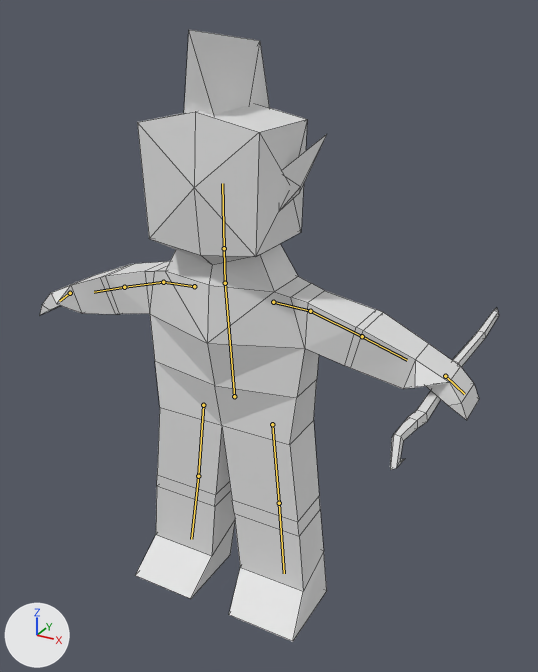
Two versions of the Blender file art/model/human_model_0.1.blend, one commit apart.
One viewpoint serves both versions: a 50 mm lens placed at (3.0, -4.74, 3.07), pointed at (0.17, 0.41, 0.49). The axes (+X, +Y, +Z) are drawn at lower left. The lights are the same throughout. The bones that bend it are drawn over the model as lines. Mesh edges are drawn as thin lines.

In view in the first picture: 'ear.a', 'hair.a', 'human.mesh', 'staff.a'.
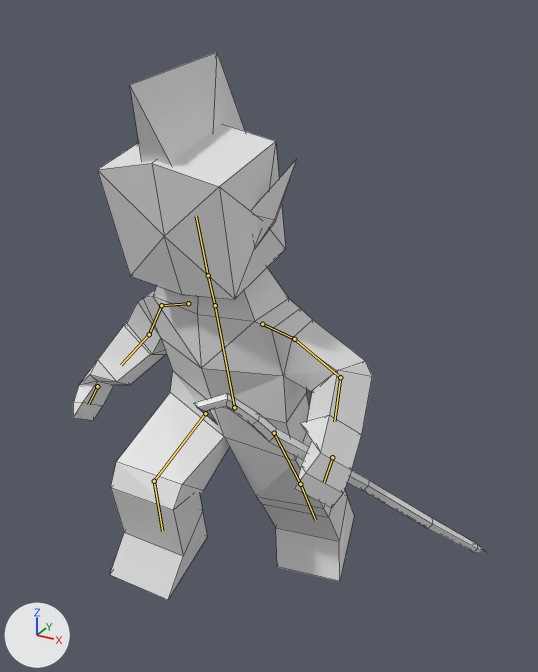
Commit message: drafted run anim integrated early version mesh

The newer file adds an action. The first version stands in its rest pose; the second is drawn at frame 5 of the action 'run'.

Where the change shows, as pixel boxes [x1, y1, x2, y2] in the pictures (538 x 672 px):
```json
{"object": "human.mesh", "change": "posed", "before": [40, 104, 479, 642], "after": [73, 124, 372, 600], "on screen": "32% narrower, 12% shorter"}
{"object": "hair.a", "change": "posed", "before": [184, 30, 270, 116], "after": [130, 52, 245, 166]}
{"object": "staff.a", "change": "posed", "before": [390, 308, 499, 470], "after": [194, 393, 487, 553], "on screen": "167% wider"}
{"object": "ear.a", "change": "posed", "before": [281, 134, 327, 209], "after": [138, 141, 297, 245]}
{"bone": "Center", "before": "(234, 396) to (225, 283)", "after": "(234, 407) to (215, 305)"}
{"bone": "shoulder.r", "before": "(194, 286) to (163, 282)", "after": "(188, 303) to (161, 305)"}
{"bone": "bicep.r", "before": "(163, 282) to (124, 287)", "after": "(161, 305) to (149, 334)"}
{"bone": "forearm.r", "before": "(124, 287) to (94, 292)", "after": "(149, 334) to (121, 365)"}
{"bone": "neck", "before": "(225, 283) to (224, 248)", "after": "(215, 305) to (208, 275)"}
{"bone": "head", "before": "(224, 248) to (222, 183)", "after": "(208, 275) to (196, 216)"}
{"bone": "thigh.r", "before": "(203, 405) to (198, 476)", "after": "(205, 413) to (154, 481)"}
{"bone": "leg.r", "before": "(198, 476) to (191, 539)", "after": "(154, 481) to (162, 531)"}
{"bone": "shoulder.l", "before": "(273, 302) to (310, 311)", "after": "(262, 324) to (294, 339)"}
{"bone": "bicep.l", "before": "(310, 311) to (362, 336)", "after": "(294, 339) to (340, 377)"}
{"bone": "forearm.l", "before": "(362, 336) to (407, 360)", "after": "(340, 377) to (334, 421)"}
{"bone": "thigh.l", "before": "(272, 424) to (279, 503)", "after": "(274, 433) to (300, 484)"}
{"bone": "leg.l", "before": "(279, 503) to (284, 573)", "after": "(300, 484) to (315, 520)"}
```

The change, as JSON lines over the scene's bpy script:
```json
{"block": "bone_center", "where": "bone_center = bpy.data.objects['human.armature'].pose.bones['Center']"}
{"op": "set", "path": "bone_center.location", "old": "(0.0, 0.0, 0.0)", "new": "(0.0, -0.109, 0.011)"}
{"op": "set", "path": "bone_center.rotation_quaternion", "old": "(1.0, 0.0, 0.0, 0.0)", "new": "(0.997, 0.076, -0.002, -0.002)", "note": "degrees (0, 0, 0) -> degrees (9, 0, 0)"}
{"block": "bone_shoulder_r", "where": "bone_shoulder_r = bpy.data.objects['human.armature'].pose.bones['shoulder.r']  # child of 'Center'"}
{"op": "set", "path": "bone_shoulder_r.location", "old": "(0.0, 0.0, 0.0)", "new": "(-0.003, -0.004, -0.035)"}
{"op": "set", "path": "bone_shoulder_r.rotation_quaternion", "old": "(1.0, 0.0, 0.0, 0.0)", "new": "(0.991, -0.031, -0.011, 0.117)", "note": "degrees (0, 0, 0) -> degrees (-4, -1, 13)"}
{"block": "bone_bicep_r", "where": "bone_bicep_r = bpy.data.objects['human.armature'].pose.bones['bicep.r']  # child of 'shoulder.r'"}
{"op": "set", "path": "bone_bicep_r.rotation_quaternion", "old": "(1.0, 0.0, 0.0, 0.0)", "new": "(0.967, -0.042, 0.068, 0.243)", "note": "degrees (0, 0, 0) -> degrees (-3, 9, 28)"}
{"block": "bone_forearm_r", "where": "bone_forearm_r = bpy.data.objects['human.armature'].pose.bones['forearm.r']  # child of 'bicep.r'"}
{"op": "set", "path": "bone_forearm_r.rotation_quaternion", "old": "(1.0, 0.0, 0.0, 0.0)", "new": "(0.925, 0.377, 0.044, 0.03)", "note": "degrees (0, 0, 0) -> degrees (45, 3, 5)"}
{"block": "bone_neck", "where": "bone_neck = bpy.data.objects['human.armature'].pose.bones['neck']  # child of 'Center'"}
{"op": "set", "path": "bone_neck.rotation_quaternion", "old": "(1.0, 0.0, 0.0, 0.0)", "new": "(0.998, 0.067, -0.014, 0.002)", "note": "degrees (0, 0, 0) -> degrees (8, -2, 0)"}
{"block": "bone_head", "where": "bone_head = bpy.data.objects['human.armature'].pose.bones['head']  # child of 'neck'"}
{"op": "set", "path": "bone_head.rotation_quaternion", "old": "(1.0, 0.0, 0.0, 0.0)", "new": "(1.0, -0.015, 0.0, 0.0)", "note": "degrees (0, 0, 0) -> degrees (-2, 0, 0)"}
{"block": "bone_thigh_r", "where": "bone_thigh_r = bpy.data.objects['human.armature'].pose.bones['thigh.r']  # child of 'Center'"}
{"op": "set", "path": "bone_thigh_r.location", "old": "(0.0, 0.0, 0.0)", "new": "(0.0, 0.001, 0.001)"}
{"op": "set", "path": "bone_thigh_r.rotation_quaternion", "old": "(1.0, 0.0, 0.0, 0.0)", "new": "(0.809, 0.584, 0.062, 0.002)", "note": "degrees (0, 0, 0) -> degrees (72, 6, 4)"}
{"block": "bone_leg_r", "where": "bone_leg_r = bpy.data.objects['human.armature'].pose.bones['leg.r']  # child of 'thigh.r'"}
{"op": "set", "path": "bone_leg_r.rotation_quaternion", "old": "(1.0, 0.0, 0.0, 0.0)", "new": "(0.75, -0.656, -0.088, -0.004)", "note": "degrees (0, 0, 0) -> degrees (-83, -8, 6)"}
{"block": "bone_shoulder_l", "where": "bone_shoulder_l = bpy.data.objects['human.armature'].pose.bones['shoulder.l']  # child of 'Center'"}
{"op": "set", "path": "bone_shoulder_l.location", "old": "(0.0, 0.0, 0.0)", "new": "(-0.003, -0.004, 0.035)"}
{"op": "set", "path": "bone_shoulder_l.rotation_quaternion", "old": "(1.0, 0.0, 0.0, 0.0)", "new": "(0.992, 0.112, 0.012, -0.006)", "note": "degrees (0, 0, 0) -> degrees (13, 1, 0)"}
{"block": "bone_bicep_l", "where": "bone_bicep_l = bpy.data.objects['human.armature'].pose.bones['bicep.l']  # child of 'shoulder.l'"}
{"op": "set", "path": "bone_bicep_l.rotation_quaternion", "old": "(1.0, 0.0, 0.0, 0.0)", "new": "(0.986, -0.082, -0.036, -0.141)", "note": "degrees (0, 0, 0) -> degrees (-9, -5, -16)"}
{"block": "bone_forearm_l", "where": "bone_forearm_l = bpy.data.objects['human.armature'].pose.bones['forearm.l']  # child of 'bicep.l'"}
{"op": "set", "path": "bone_forearm_l.rotation_quaternion", "old": "(1.0, 0.0, 0.0, 0.0)", "new": "(0.848, 0.508, -0.088, -0.119)", "note": "degrees (0, 0, 0) -> degrees (62, -2, -17)"}
{"block": "bone_thigh_l", "where": "bone_thigh_l = bpy.data.objects['human.armature'].pose.bones['thigh.l']  # child of 'Center'"}
{"op": "set", "path": "bone_thigh_l.location", "old": "(0.0, 0.0, 0.0)", "new": "(0.0, -0.001, -0.001)"}
{"op": "set", "path": "bone_thigh_l.rotation_quaternion", "old": "(1.0, 0.0, 0.0, 0.0)", "new": "(0.986, -0.156, -0.047, 0.027)", "note": "degrees (0, 0, 0) -> degrees (-18, -5, 4)"}
{"block": "bone_leg_l", "where": "bone_leg_l = bpy.data.objects['human.armature'].pose.bones['leg.l']  # child of 'thigh.l'"}
{"op": "set", "path": "bone_leg_l.rotation_quaternion", "old": "(1.0, 0.0, 0.0, 0.0)", "new": "(0.996, -0.057, -0.017, -0.063)", "note": "degrees (0, 0, 0) -> degrees (-6, -2, -7)"}
```
